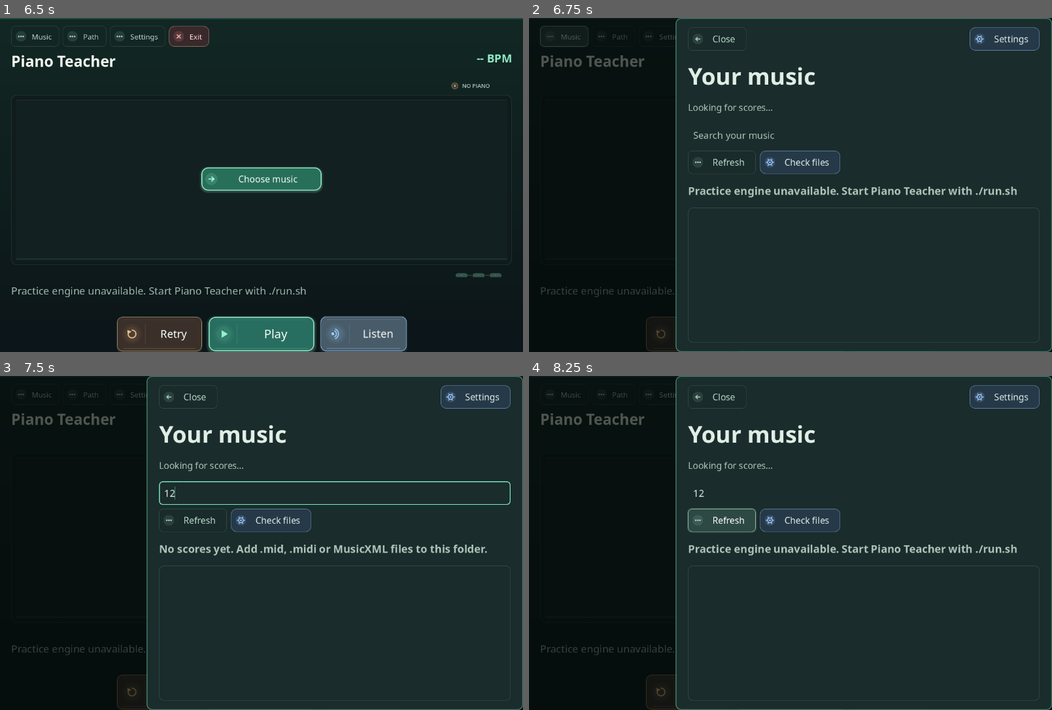
Above: before the commit, frames 1-4 (two rows, left to right).
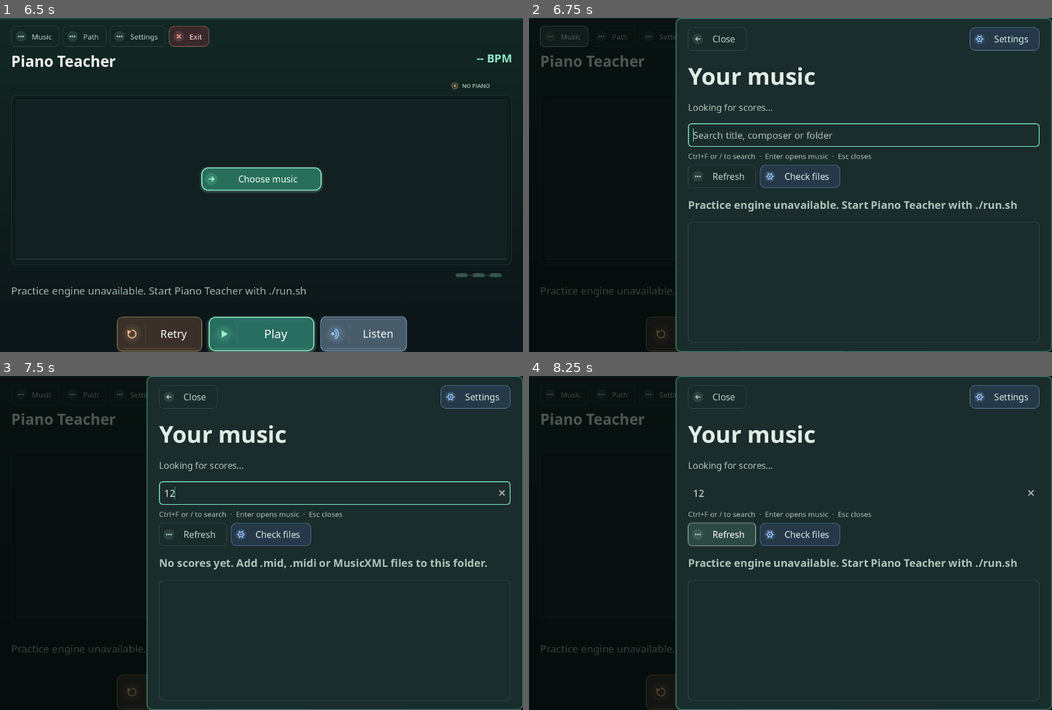
Above: after the commit, the same moments.

Repository: tpepels/piano_teacher
Game: Godot game, scene res://main.tscn
Same seed, same stepped clock (60 frames per second), same inputs: the game is played once before the commit and once after it.
Inputs (mouse positions are in pixels of both pictures, inside the frame that each line leads up to):
- Up to frame 1 (6.5 s): click "Retry" at 0.5 s; click "Retry" at 1.25 s; click "Retry" at 2 s; click "Play" at 2.75 s; click "Play" at 3.5 s; click "Path" at 4.25 s; click "Next passage" at 5 s; click "Listen" at 5.75 s
- Up to frame 2 (6.75 s): click "Music" at 6.5 s
- Up to frame 3 (7.5 s): click (334, 492) at 7.27 s; type "12" at 7.35 s
- Up to frame 4 (8.25 s): click "Refresh" at 8 s

Frame 1 is identical in both runs. In frame 2, 3.7% of the frame differs, in the area x 30-98%, y 31-62%; in frame 3, 3.1%; in frame 4, 4.0%, in the area x 30-98%, y 34-62%.

Commit message:
Polish music selection rows, keyboard search and starting measure quick jumps

Diff:
--- a/godot/main.gd
+++ b/godot/main.gd
@@ -23,6 +23,7 @@
 const GamePhaseCue := preload("res://game_phase_cue.gd")
 const GameTransportButton := preload("res://game_transport_button.gd")
 const ActionButton := preload("res://action_button.gd")
+const LibraryRow := preload("res://library_row.gd")
 const GameInputIndicator := preload("res://game_input_indicator.gd")
 const VisualTransportClock := preload("res://visual_transport_clock.gd")
 const FrameMeter := preload("res://frame_meter.gd")
@@ -66,6 +67,7 @@
 var home_recent_label: Label
 var home_resume_button: Button
 var library_search: LineEdit
+var library_scroll: ScrollContainer
 var library_path_label: Label
 var library_rows: VBoxContainer
 var library_message: Label
@@ -753,6 +755,8 @@
             or str(key) == "practice" and screen != "practice")
     if screen == "library":
         _request_library()
+        if library_search != null:
+            library_search.call_deferred("grab_focus")
     elif screen == "settings":
         tempo_setting.set_value_no_signal(float(last_state.get("target_bpm", 40)))
         _request_settings()
@@ -896,11 +900,18 @@
     library_controls.add_theme_constant_override("separation", 9)
     library_layout.add_child(library_controls)
     library_search = LineEdit.new()
-    library_search.placeholder_text = "Search your music"
+    library_search.placeholder_text = "Search title, composer or folder"
+    library_search.clear_button_enabled = true
+    library_search.tooltip_text = "Ctrl+F or / to focus search · Esc closes the library"
     library_search.custom_minimum_size = Vector2(0, 48)
     library_search.size_flags_horizontal = Control.SIZE_EXPAND_FILL
-    library_search.text_changed.connect(func(_text: String): _populate_library())
+    library_search.text_changed.connect(func(_text: String):
+        if library_scroll != null:
+            library_scroll.scroll_vertical = 0
+        _populate_library())
     library_controls.add_child(library_search)
+    library_controls.add_child(_label(
+        "Ctrl+F or / to search  ·  Enter opens music  ·  Esc closes", 12, MUTED))
     var library_utilities := HBoxContainer.new()
     library_utilities.add_theme_constant_override("separation", 10)
     library_controls.add_child(library_utilities)
@@ -920,6 +931,7 @@
     library_panel.size_flags_vertical = Control.SIZE_EXPAND_FILL
     library_layout.add_child(library_panel)
     var scroll := ScrollContainer.new()
+    library_scroll = scroll
     scroll.size_flags_vertical = Control.SIZE_EXPAND_FILL
     scroll.horizontal_scroll_mode = ScrollContainer.SCROLL_MODE_DISABLED
     _card_body(library_panel, 22).add_child(scroll)
@@ -1386,6 +1398,21 @@
         open_measure_slider.set_value_no_signal(value))
     open_measure_slider.value_changed.connect(func(value: float):
         open_measure.set_value_no_signal(value))
+    var source_jumps := HBoxContainer.new()
+    source_jumps.name = "SourceMeasureQuickJumps"
+    source_jumps.add_theme_constant_override("separation", 10)
+    start_content.add_child(source_jumps)
+    for kind in ["Beginning", "Middle", "End"]:
+        var choice: String = kind
+        var jump := _button(kind, func():
+            var target := 1 if choice == "Beginning" else (
+                int(ceil(open_measure.max_value / 2.0)) if choice == "Middle"
+                else int(open_measure.max_value))
+            open_measure.value = target, false, "utility")
+        jump.size_flags_horizontal = Control.SIZE_EXPAND_FILL
+        jump.custom_minimum_size = Vector2(0, 40)
+        jump.add_theme_font_size_override("font_size", _ui_font(13))
+        source_jumps.add_child(jump)
     start_content.add_child(_label("BEGIN WITH", 14, ACCENT, true))
     open_mode = OptionButton.new()
     open_mode.add_item("Learn notes (without timing)")
@@ -1771,27 +1798,23 @@
                 location if not location.is_empty() else "Music folder")
             var diagnosis: Dictionary = library_health_info.get("items", {}).get(identifier, {})
             var status: String = str(diagnosis.get("status", ""))
-            var prefix := "[OK] " if status == "ok" else "[REPAIRED] " if status == "warning" else "[ERROR] " if status == "error" else ""
-            var button := _button("%s%s     ·     %s     ·     %s" % [prefix, title, format_name, hint],
-                func(): _open_library_piece(identifier))
-            button.call("configure", "library")
+            var detail: String = format_name + "  ·  " + hint
             if status == "error":
-                button.add_theme_color_override("font_color", Color("#FF8B82"))
+                detail = "Needs attention  ·  " + detail
             elif status == "warning":
-                button.add_theme_color_override("font_color", Color("#F1C67D"))
-            button.alignment = HORIZONTAL_ALIGNMENT_LEFT
-            button.custom_minimum_size = Vector2(0, 58 * ui_scale)
-            button.size_flags_horizontal = Control.SIZE_EXPAND_FILL
-            button.clip_text = true
-            button.text_overrun_behavior = TextServer.OVERRUN_TRIM_ELLIPSIS
-            button.tooltip_text = title + " · " + format_name + " · " + hint + (
-                "\n" + str(entry["description"]) if entry.has("description") else "")
+                detail = "Repaired  ·  " + detail
+            var row := LibraryRow.new()
+            row.pressed.connect(func(): _open_library_piece(identifier))
+            library_rows.add_child(row)
+            row.set_entry(title.replace("_", " "), detail, status)
+            row.custom_minimum_size.y = 72.0 * ui_scale
+            if entry.has("description"):
+                row.tooltip_text += "\n" + str(entry["description"])
             if not diagnosis.is_empty():
-                button.tooltip_text += "\nImport check: " + str(diagnosis.get("message", ""))
+                row.tooltip_text += "\nImport check: " + str(diagnosis.get("message", ""))
                 if status != "error":
-                    button.tooltip_text += " · %d notes · %d measures" % [
+                    row.tooltip_text += " · %d notes · %d measures" % [
                         int(diagnosis.get("notes", 0)), int(diagnosis.get("measures", 0))]
-            library_rows.add_child(button)
             visible += 1
     var issue: String = str(library_info.get("error", ""))
     if not library_error.is_empty():
@@ -1802,7 +1825,7 @@
     elif pieces.is_empty() and warmups.is_empty():
         library_message.text = "No scores yet. Add .mid, .midi or MusicXML files to this folder."
     elif visible == 0:
-        library_message.text = "No matching scores."
+        library_message.text = "No matches for “%s”. Try another title or clear the search." % library_search.text.strip_edges()
     else:
         library_message.text = "%d personal files  ·  %d built-in warm-ups  ·  %d shown" % [pieces.size(), warmups.size(), visible]
     if library_error.is_empty():
@@ -1829,6 +1852,8 @@
 
 
 func _confirm_open_picker() -> void:
+    if action_pending or not open_picker.visible:
+        return
     open_picker.visible = false
     _navigate("practice")
     _send_action({"action":"open_at", "bar":int(open_measure.value),
@@ -3167,10 +3192,21 @@
             get_viewport().set_input_as_handled()
             return
         if event.keycode == KEY_ENTER or event.keycode == KEY_KP_ENTER:
+            if open_mode.get_popup().visible:
+                return
             _confirm_open_picker()
             get_viewport().set_input_as_handled()
             return
     if not event is InputEventKey:
+        return
+    # Search without hunting for a small field in the Music drawer.
+    # Once focused, / remains normal text input.
+    if event.pressed and not event.echo and current_screen == "library" \
+            and ((event.ctrl_pressed and event.keycode == KEY_F) or
+            (event.keycode == KEY_SLASH and get_viewport().gui_get_focus_owner() != library_search)):
+        library_search.grab_focus()
+        library_search.select_all()
+        get_viewport().set_input_as_handled()
         return
     if pause_sheet != null and pause_sheet.visible and event.keycode in [KEY_LEFT,KEY_RIGHT,KEY_UP,KEY_DOWN,KEY_TAB]:
         return
--- a/godot/ui_layout_smoke.gd
+++ b/godot/ui_layout_smoke.gd
@@ -87,9 +87,34 @@
         "MIDI filename separators must render as normal punctuation")
     _check((scene.get("open_measure") as SpinBox).max_value == 77,
         "Starting-point measure range must reflect the opened music")
+    var jumps: HBoxContainer = modal.find_child("SourceMeasureQuickJumps", true, false) as HBoxContainer
+    _check(jumps != null and jumps.get_child_count() == 3,
+        "Measure picker needs visible Beginning, Middle and End shortcuts")
+    if jumps != null and jumps.get_child_count() == 3:
+        (jumps.get_child(2) as Button).pressed.emit()
+        _check(int((scene.get("open_measure") as SpinBox).value) == 77,
+            "End shortcut selects the last source measure")
+        (jumps.get_child(0) as Button).pressed.emit()
+        _check(int((scene.get("open_measure") as SpinBox).value) == 1,
+            "Beginning shortcut returns to measure one")
     scene.call("_cancel_open_picker")
     _check(not preview_picker.visible and str(scene.get("current_screen")) == "library",
         "Cancel restores music selection instead of opening a lesson")
+    scene.set("library_info", {"pieces":[{"id":"fixture.mid",
+        "title":"A Very Long Piano Piece With a Complicated Name",
+        "format":"MIDI", "folder":"Imported music"}], "warmups":[]})
+    scene.call("_populate_library")
+    var rows: VBoxContainer = scene.get("library_rows")
+    var music_rows: Array = rows.find_children("*", "Button", true, false)
+    _check(music_rows.size() == 1,
+        "One score requires exactly one focusable full-width library action")
+    if music_rows.size() == 1:
+        var item: Button = music_rows[0]
+        _check(item.get_node_or_null("MusicRowContent") != null and
+            str(item.get_meta("library_title", "")).begins_with("A Very Long"),
+            "Music row separates title and descriptive metadata")
+        _check(item.tooltip_text.contains("Imported music"),
+            "Clipped row keeps full source details in its tooltip")
     scene.call("_navigate", "practice")
     var cue: Control = scene.get("game_phase_cue")
     _check(cue != null and cue.get_parent() == score,
Not shown, changed: README.md
